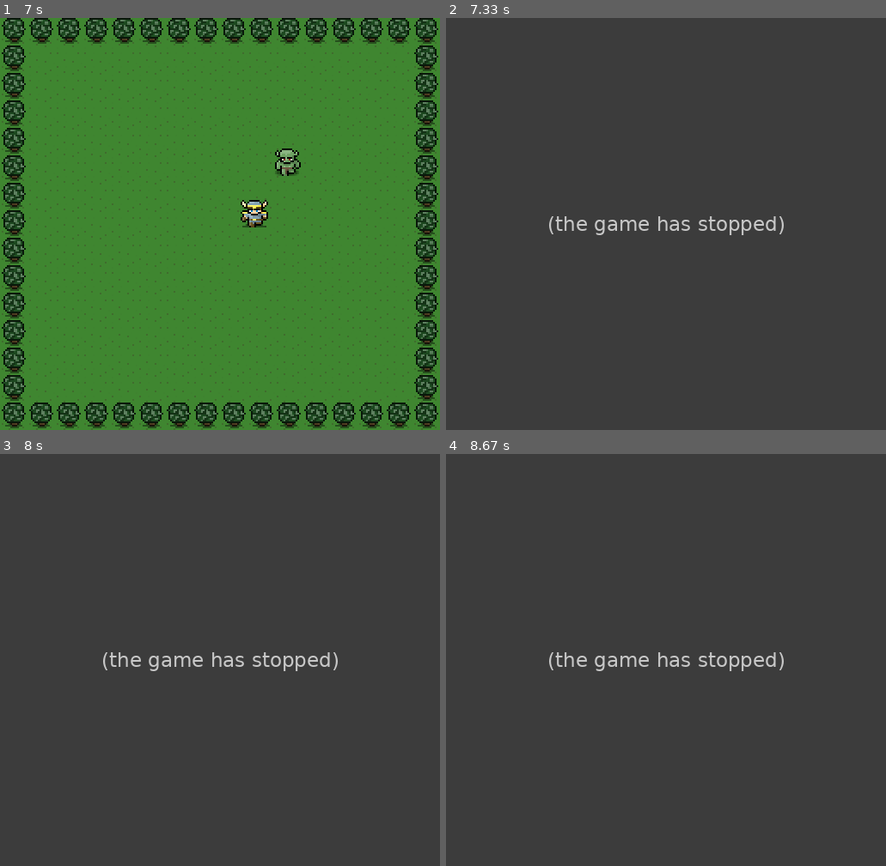
Above: before the commit, frames 1-4 (two rows, left to right).
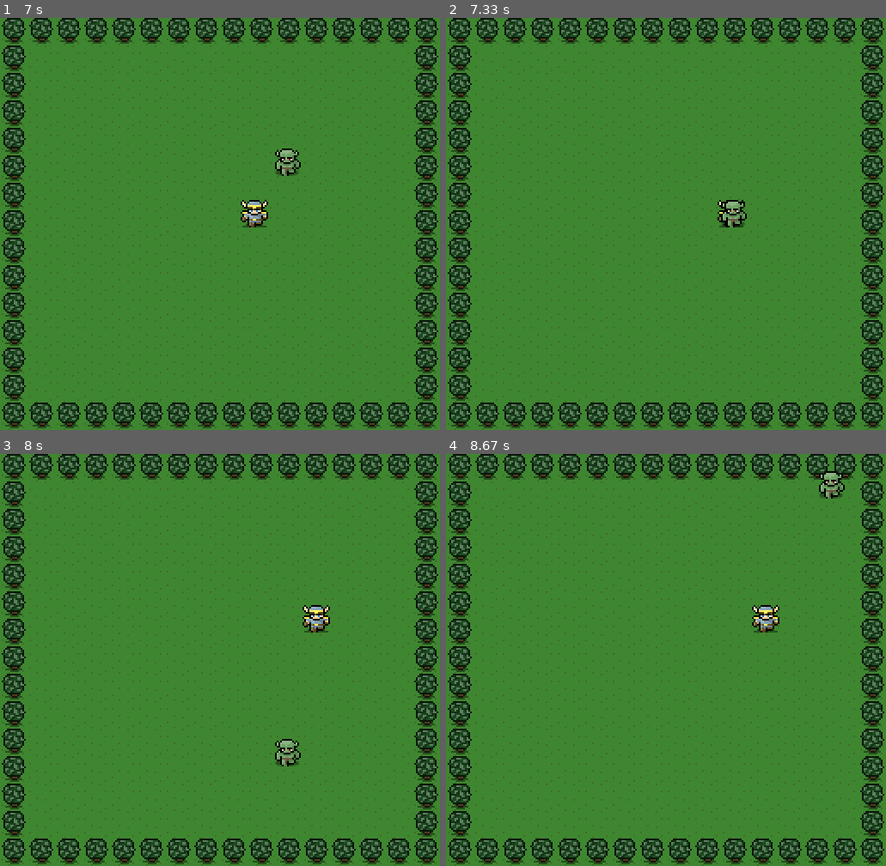
Above: after the commit, the same moments.

Repository: Vurolock/digitalcrafts-pygame-game
Game: pygame game, started from catch_the_monster.py
Two runs of this game, one before a commit and one after it. Both use one fixed random seed, a clock stepped at 60 frames per second and the inputs below. The source is Python 2; it was converted automatically to run under Python 3.
Inputs:
- Up to frame 1 (7 s): hold Up 0.33-0.8 s; hold Right 0.83-1.47 s; hold Down 1.5-1.87 s; hold Left 1.9-2.37 s; hold Right 2.4-2.87 s; hold Up 2.9-3.2 s; hold Right 3.23-3.7 s; hold Left 3.73-4.27 s; hold Down 4.3-4.6 s; hold Left 4.63-5.03 s; hold Up 5.07-5.43 s; hold Right 5.47-6.1 s; hold Down 6.13-6.5 s; hold Left from 6.53 s (still down)
- Up to frame 2 (7.33 s): release Left at 7 s; hold Right from 7.03 s (still down)
- Up to frame 3 (8 s): release Right at 7.5 s; hold Up 7.53-7.83 s; hold Right from 7.87 s (still down)
- Up to frame 4 (8.67 s): release Right at 8.33 s; hold Left from 8.37 s (still down)

Frame 1 is identical in both runs. In frame 2, 100% of the frame differs, in the area x 0-100%, y 0-100%; in frame 3, 100%; in frame 4, 100%.
Before the commit the program exited at 7.22 s; later frames show no game.

Commit message:
Created super class 'Character' for Hero and Monster

Diff:
--- a/catch_the_monster.py
+++ b/catch_the_monster.py
@@ -44,7 +44,13 @@
     monster = Monster()
     stop_game = False
     timer_count = 119
-    collide = "You caught the monster!"
+
+    # What happens when hero and monster meet
+    def collide():
+        print "You caught the monster!"
+        screen.blit(background_image, (0, 0))
+        hero.draw(screen)
+
     #move_delay = threading.Timer(0.1, hero.base_speed)
 
     while not stop_game:
@@ -165,8 +171,8 @@
         elif monster.y + 20 < hero.y:
             pass
         else:
-            print collide
-            break
+            collide()
+
 
     pygame.quit()
 
